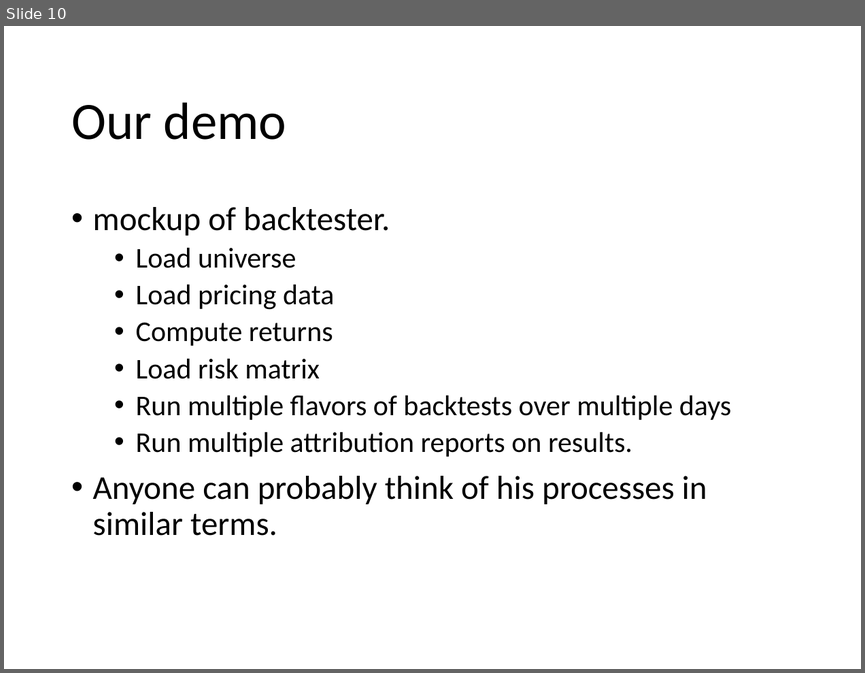
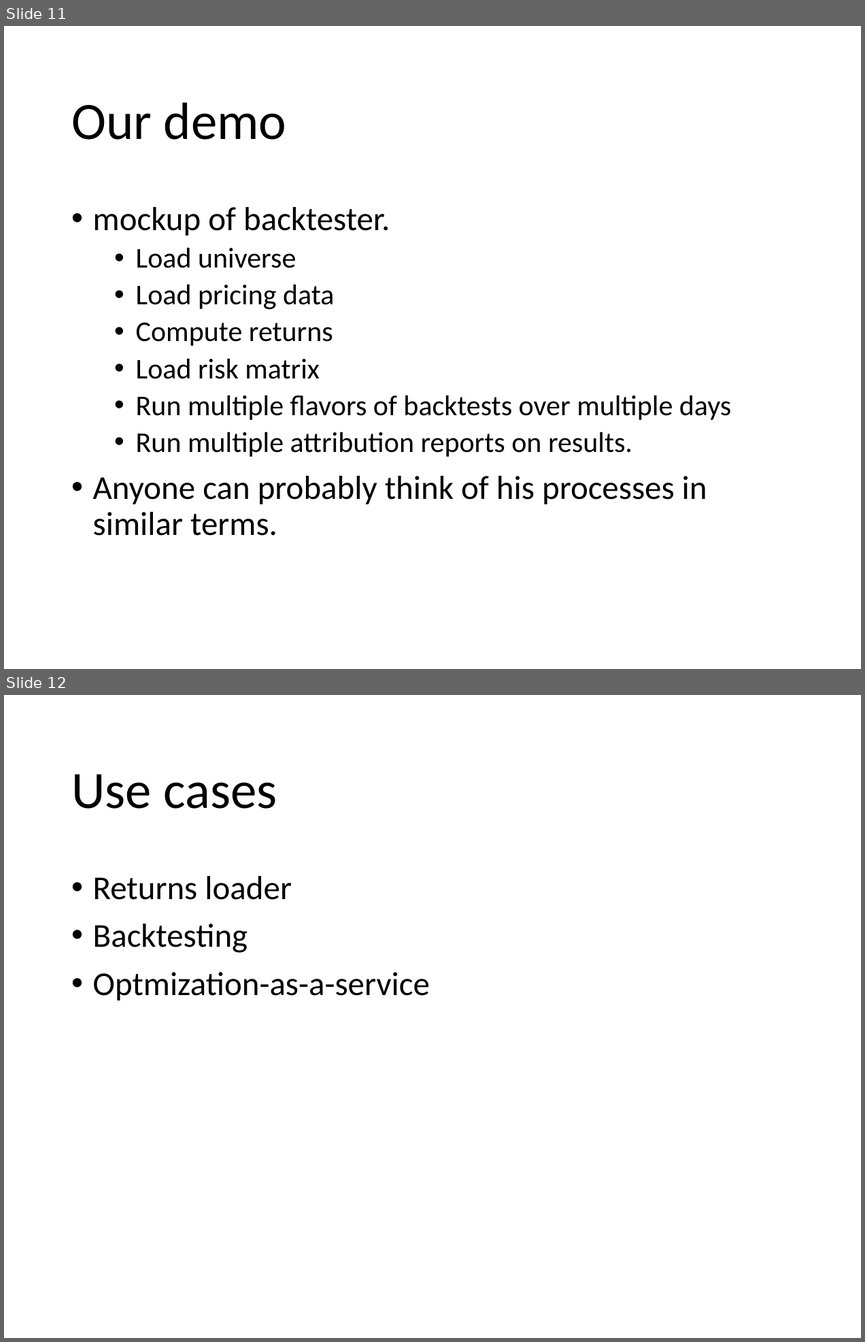
Before and after one commit to zconsult/am_temporal, a slide deck: Temporal.pptx. Shown one above the other, each under a label of ours: slide 10 before the commit, slides 11 and 12 after it. The pictures are 865x673 and 865x1342 pixels, drawn with LibreOffice and Linux fonts; fonts in the diff are those of the drawing. Boxes give left, top, right and bottom in pixels: in the first picture for what was removed or moved away, otherwise in the second. Text is boxed around its words. In the diff, an @@ line names an element or a change of style, - is before the commit and + after.

```diff
--- a/Temporal.pptx
+++ b/Temporal.pptx
@@ slide 12 added at <box>4,695,861,1338</box>, background #FFFFFF @@
@@ title added at <box>71,774,277,809</box>, 44 pt, text #000000 @@
+Use cases
@@ text added at <box>93,876,430,1000</box>, 28 pt, text #000000 @@
+• Returns loader
+• Backtesting
+• Optmization-as-a-service
@@ what was slide 10 is now slide 11 @@
```
Also in this commit, not shown: 2 slides changed, 1 other slide added, 1 slide removed.
